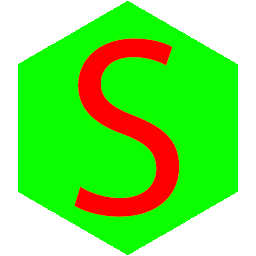
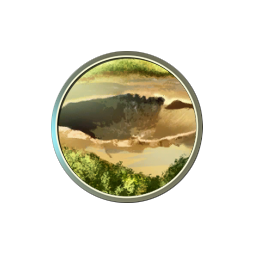
The second 256px x 256px image is a revision of the first. Changes to its layers:
hid "S" over [74, 38, 180, 217]
hid "Shore copy" over [18, 1, 238, 255]
added group "Wonders" with 1 layers above "Rivers" over [51, 51, 205, 203]
added layer "Layer 2" in group "Wonders" over [51, 51, 205, 203]
